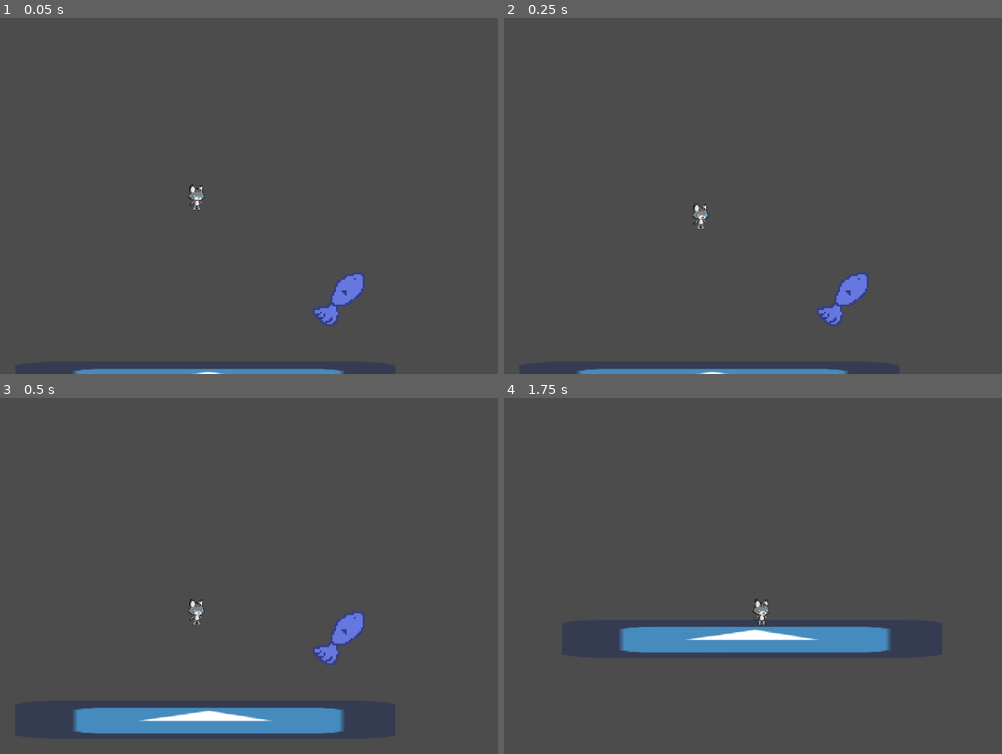
Above: before the commit, frames 1-4 (two rows, left to right).
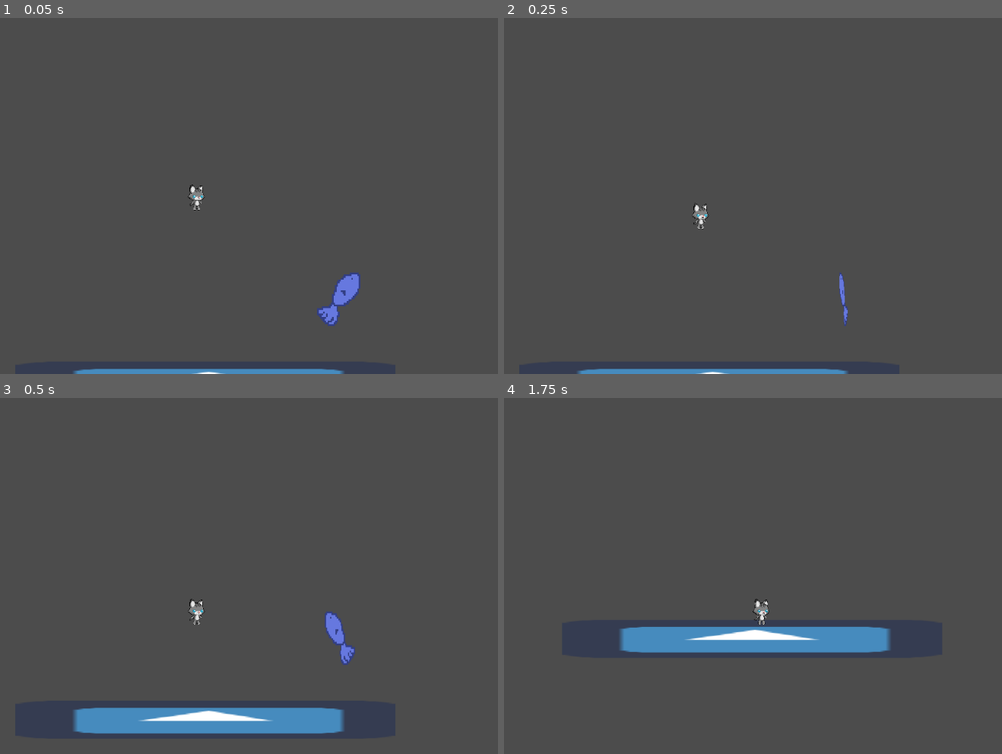
Above: after the commit, the same moments.

Repository: ArtlessAvian/ggj-2019
Game: Godot game, scene res://Temporary/RyanTest.tscn
The game is run twice, just before and just after one commit, with the same random seed, the same clock (stepped at 60 frames per second) and the same inputs. The engine's default icon, where the game draws it, is replaced by a stand-in: a white triangle on a blue panel in a dark square.
Inputs:
- Up to frame 1 (0.05 s): no input
- Up to frame 2 (0.25 s): no input
- Up to frame 3 (0.5 s): no input
- Up to frame 4 (1.75 s): hold D (ui_right) from 0.53 s (still down)

The runs differ from the first frame. In frame 1, 0.3% of the frame differs, in the area x 62-74%, y 71-87%; in frame 2, 0.7%; in frame 3, 0.9%, in the area x 62-74%, y 60-75%; in frame 4, nothing differs.

Commit message:
Fixed fish anim

Diff:
--- a/Game/LevelElement/Fish.tscn
+++ b/Game/LevelElement/Fish.tscn
@@ -58,3 +58,5 @@
 playback_speed = 1.0
 anims/collected = SubResource( 2 )
 blend_times = [  ]
+
+[connection signal="body_entered" from="." to="." method="_on_Fish_body_entered"]
